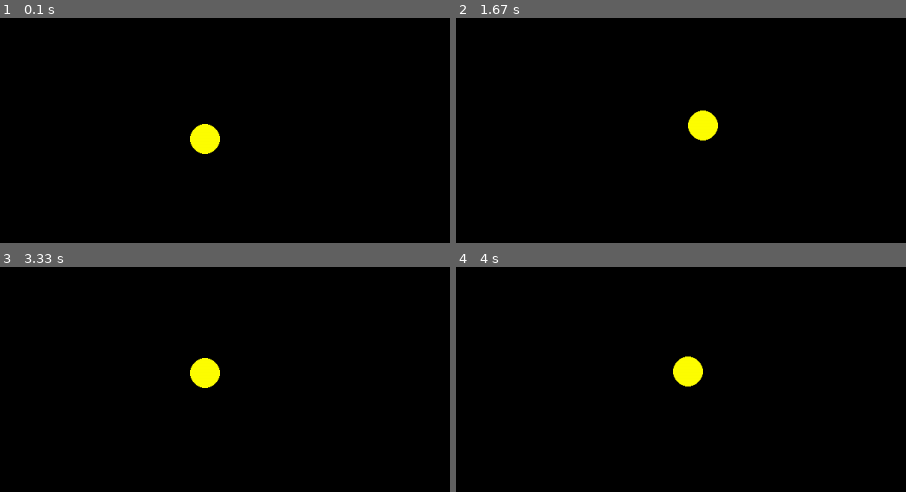
Above: before the commit, frames 1-4 (two rows, left to right).
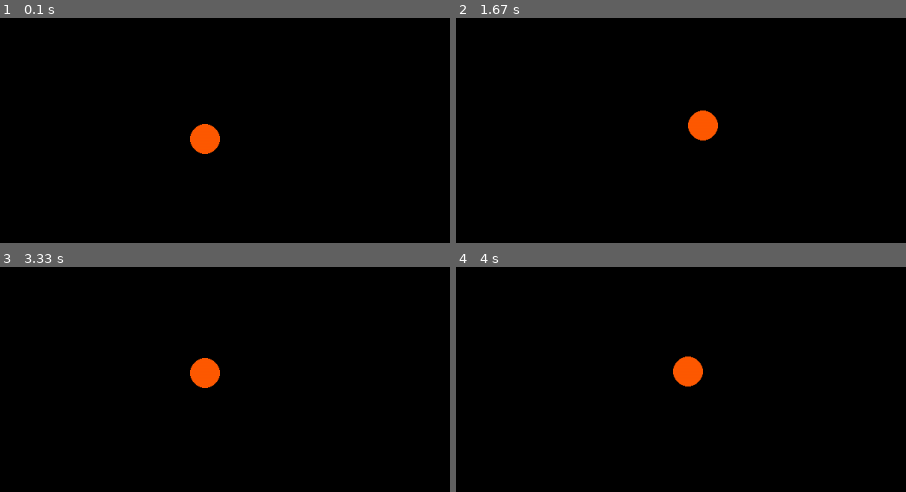
Above: after the commit, the same moments.

Repository: davidedifilippo/pygame
Game: pygame game, started from game_1_move_circle/move_circle.py
Two runs of this game, one before a commit and one after it. Both use one fixed random seed, a clock stepped at 60 frames per second and the inputs below.
Inputs:
- Up to frame 1 (0.1 s): no input
- Up to frame 2 (1.67 s): hold Right 0.33-0.8 s; hold Up 0.83-1.13 s; hold Right 1.17-1.63 s
- Up to frame 3 (3.33 s): hold Left 1.67-2.2 s; hold Down 2.23-2.53 s; hold Left 2.57-2.97 s; hold Up from 3 s (still down)
- Up to frame 4 (4 s): release Up at 3.37 s; hold Right from 3.4 s (still down)
The pictures show only the part of the screen within x 27-77%, y 23-73%; the shares and areas given below are measured in that part.

The runs differ from the first frame. In frame 1, 0.7% of the frame differs, in the area x 42-49%, y 47-61%; in frame 2, 0.7%; in frame 3, 0.7%; in frame 4, 0.7%.

Commit message:
Update move_circle.py
Aggiustato il colore (arancione su nero)

Diff:
--- a/game_1_move_circle/move_circle.py
+++ b/game_1_move_circle/move_circle.py
@@ -1,7 +1,7 @@
 import pygame
 
 game_window = pygame.display.set_mode((1200, 600))
-pygame.display.set_caption("ddf_Game")
+pygame.display.set_caption("Move circle")
 
 # center
 
@@ -22,7 +22,7 @@
     game_window.fill((0, 0, 0))
 
     KeyPressed = pygame.key.get_pressed()
-
+    # muovo di un pixel
     if KeyPressed[pygame.K_UP]:
         y -= 1
     if KeyPressed[pygame.K_DOWN]:
@@ -32,5 +32,5 @@
     if KeyPressed[pygame.K_RIGHT]:
         x += 1
 
-    pygame.draw.circle(game_window, (255, 255, 0), (x, y), r)
+    pygame.draw.circle(game_window, (255, 90, 0), (x, y), r)
     pygame.display.update()
